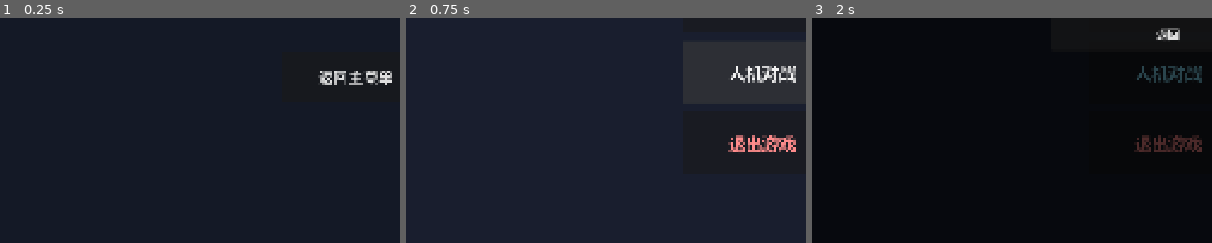
Above: before the commit, frames 1-3 (left to right).
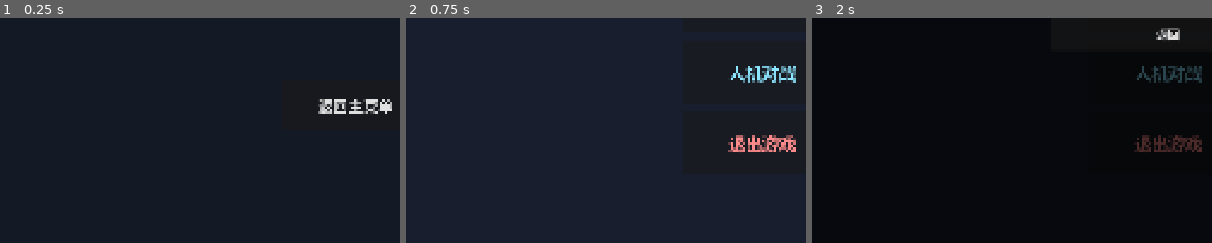
Above: after the commit, the same moments.

Repository: 41hu/card_duel
Game: Godot game, scene res://scenes/settlement.tscn
The game is run twice, just before and just after one commit, with the same random seed, the same clock (stepped at 60 frames per second) and the same inputs. This scene is started directly instead of the project's main scene.
Inputs:
- Up to frame 1 (0.25 s): no input
- Up to frame 2 (0.75 s): click "返回主菜单" at 0.5 s
- Up to frame 3 (2 s): click "多人对战" at 1.25 s
The pictures show only the part of the screen within x 6-56%, y 50-100%; the shares and areas given below are measured in that part.

The runs differ from the first frame. In frame 1, 1.6% of the frame differs, in the area x 79-98%, y 23-43%; in frame 2, 0.7%; in frame 3, nothing differs.

Commit message:
多人弃牌红框修复+服务器2bug+结算布局: 弃牌uid类型不匹配
- battle_ui: 网络JSON传输后uid为float, setup强转int, in严格匹配导致红框不画
- server_main: _on_bp_timeout参数顺序错误(BP超时崩溃)
- server_main: 断线remove_at致peer索引错位, 改dead标记保留
- settlement: 统计/称号/按钮布局错开防遮挡

Co-Authored-By: Claude Opus 4.8 <noreply@anthropic.com>

Diff:
--- a/scenes/settlement.tscn
+++ b/scenes/settlement.tscn
@@ -50,12 +50,12 @@
 anchor_left = 0.5
 anchor_right = 0.5
 offset_left = -400.0
-offset_top = 200.0
+offset_top = 210.0
 offset_right = 400.0
-offset_bottom = 540.0
+offset_bottom = 590.0
 grow_horizontal = 2
 theme_override_colors/font_color = Color(1, 1, 1, 1)
-theme_override_font_sizes/font_size = 32
+theme_override_font_sizes/font_size = 28
 horizontal_alignment = 1
 vertical_alignment = 1
 
@@ -64,9 +64,9 @@
 anchor_left = 0.5
 anchor_right = 0.5
 offset_left = -200.0
-offset_top = 560.0
+offset_top = 610.0
 offset_right = 200.0
-offset_bottom = 600.0
+offset_bottom = 650.0
 grow_horizontal = 2
 theme_override_colors/font_color = Color(1, 1, 1, 1)
 theme_override_font_sizes/font_size = 36
@@ -77,9 +77,9 @@
 anchor_left = 0.5
 anchor_right = 0.5
 offset_left = -180.0
-offset_top = 620.0
+offset_top = 690.0
 offset_right = 180.0
-offset_bottom = 740.0
+offset_bottom = 810.0
 grow_horizontal = 2
 theme_override_font_sizes/font_size = 36
 text = "返回主菜单"
--- a/scripts/server/server_main.gd
+++ b/scripts/server/server_main.gd
@@ -44,8 +44,13 @@
 				while peer.ws.get_available_packet_count() > 0:
 					_handle_message(i, peer.ws.get_packet().get_string_from_utf8())
 			WebSocketPeer.STATE_CLOSED:
-				log_msg("断开: %s" % peer.peer_name)
-				_on_peer_disconnected(i); _peers.remove_at(i)
+				# 注意：不能 remove_at——移除会压缩数组，导致 room.peer_indices 里的
+				# 索引错位（后续新连接补位后，消息发错人/发到死连接）。断开的 peer 保留
+				# 并打 dead 标记，避免每帧重复触发断开处理（否则日志死循环）。
+				if not peer.get("dead", false):
+					peer.dead = true
+					log_msg("断开: %s" % peer.peer_name)
+					_on_peer_disconnected(i)
 	_timer_acc += _delta
 	if _timer_acc >= 1.0:
 		_timer_acc = 0.0
@@ -116,7 +121,8 @@
 	log_msg("BP开始 房间%s" % room.id)
 
 # BP 倒计时超时自动操作后：广播并推进流程
-func _on_bp_timeout(room, _bs: Dictionary):
+# 注意参数顺序：信号 emit(bp_state) + bind(room) → 回调实际收到 (bp_state, room)
+func _on_bp_timeout(_bs: Dictionary, room):
 	_broadcast_bp_state(room)
 	if room.match.bp.is_done():
 		var chars = room.match.bp.picked_chars
--- a/scripts/ui/battle_ui.gd
+++ b/scripts/ui/battle_ui.gd
@@ -402,14 +402,16 @@
 			var tid = card.type_id
 			var cd = Config.CARD_DB.get(tid, {})
 			var cw = CardWidget.new()
-			cw.setup(card.uid, tid, cd.get("name", tid), cd.get("ap", 0), card.uid in _discard_selected)
+			# 注意：网络 JSON 传输后 uid 是 float，而 CardWidget.setup(uid: int) 强转 int，
+			# 必须统一 int 比较（`in` 是严格类型匹配，37.0 in [37] 为 false → 弃牌红框不显示）
+			cw.setup(card.uid, tid, cd.get("name", tid), cd.get("ap", 0), int(card.uid) in _discard_selected)
 			cw.pressed.connect(_on_card_clicked.bind(tid))
 			if can_resp:
 				var atk = state.get("pending_attack_card", "")
 				if tid in ["magic"]: cw.set_respondable(true)
 				elif tid in ["range"]: cw.set_respondable(atk in ["range", "pierce", "magic", "chant"])
 				elif tid in ["near"]: cw.set_respondable(atk in ["near", "heavy"])
-			if in_disc and card.uid in _discard_selected:
+			if in_disc and int(card.uid) in _discard_selected:
 				cw.set_discard_mark(true)
 			if card.uid == _selected_uid:
 				cw.set_selected(true)
